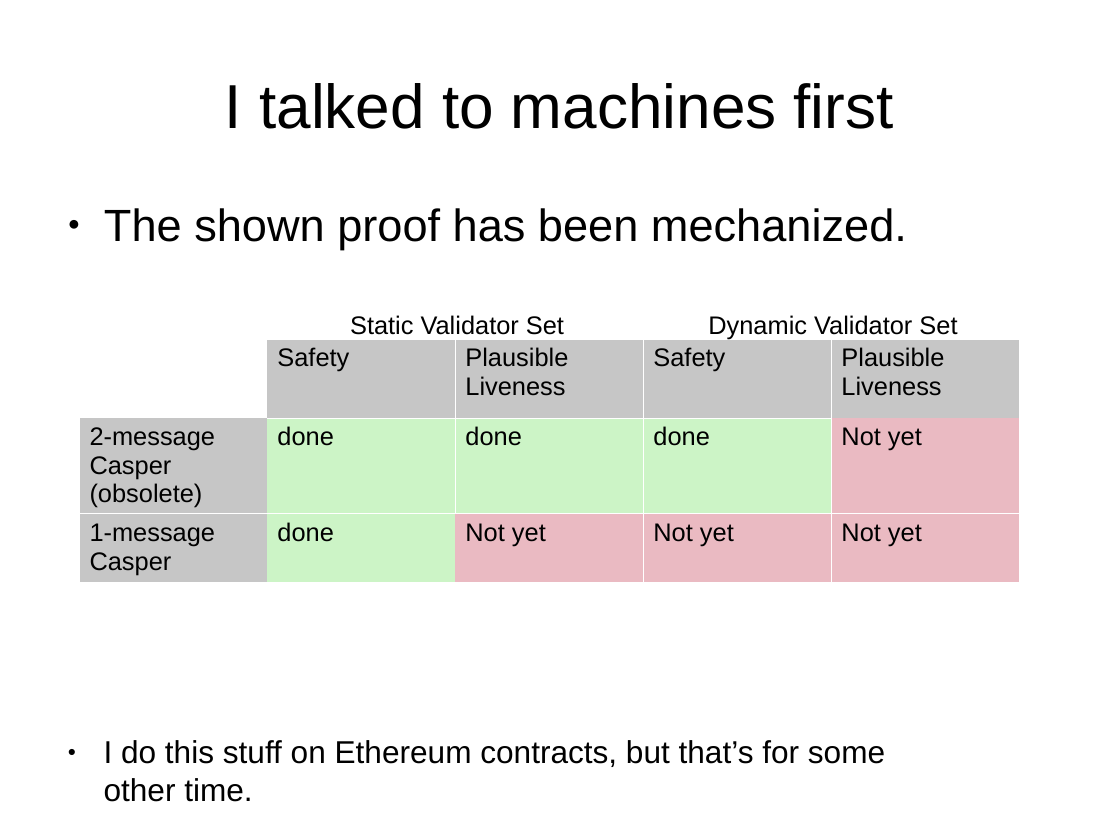
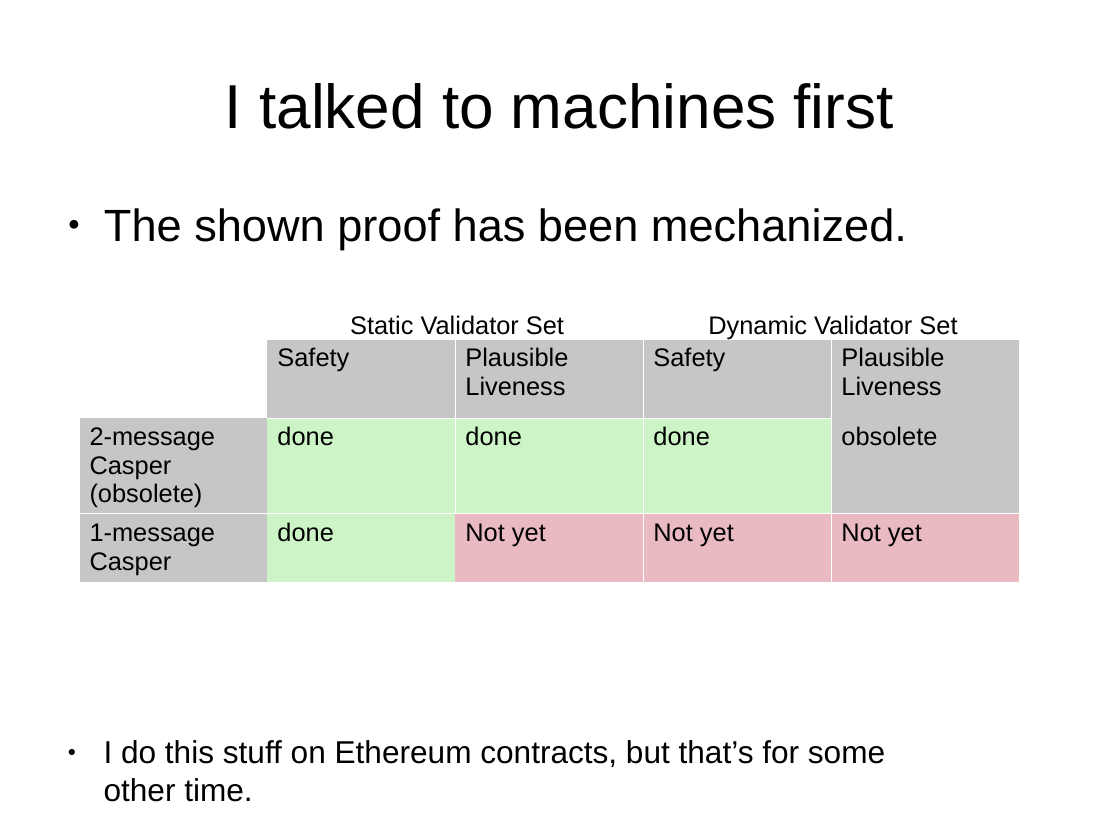
Before and after one commit to palmskog/pos, a slide deck: slide 41 of slide.odp. Drawn at 1120x840 pixels with LibreOffice and Linux fonts; fonts in the diff are those of the drawing. Boxes give left, top, right and bottom in pixels: in the first picture for what was removed or moved away, otherwise in the second. Text is boxed around its words. In the diff, an @@ line names an element or a change of style, - is before the commit and + after.

```diff
--- a/slide.odp
+++ b/slide.odp
@@ table at (x1=79, y1=339, x2=1019, y2=582) @@
-row 2, column 5: Not yet
+row 2, column 5: obsolete
@@ fill #EABAC2 to #C6C6C6 in row 2, column 5 @@
```
Also in this commit, not shown: 3 other slides changed.
